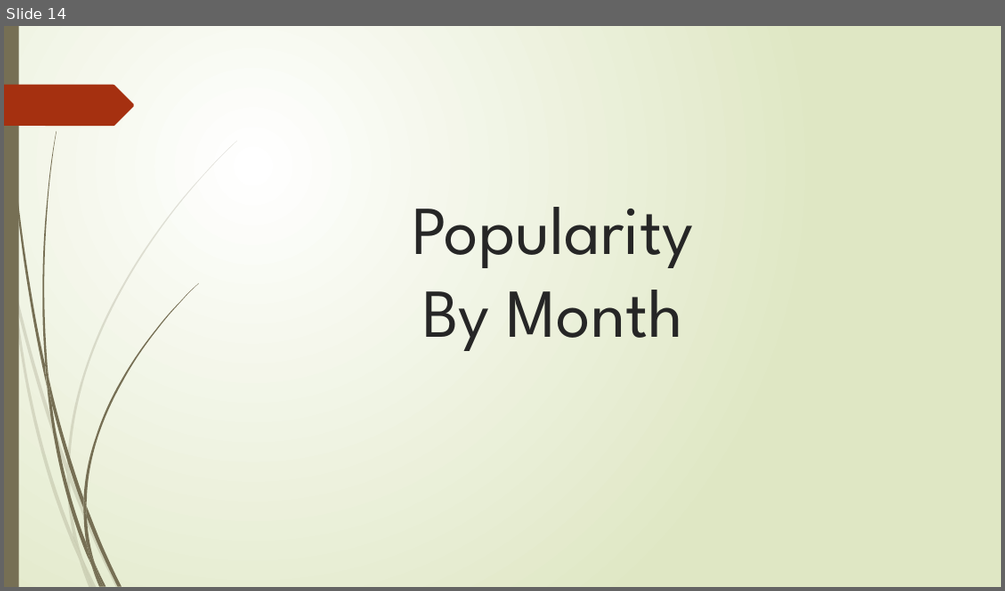
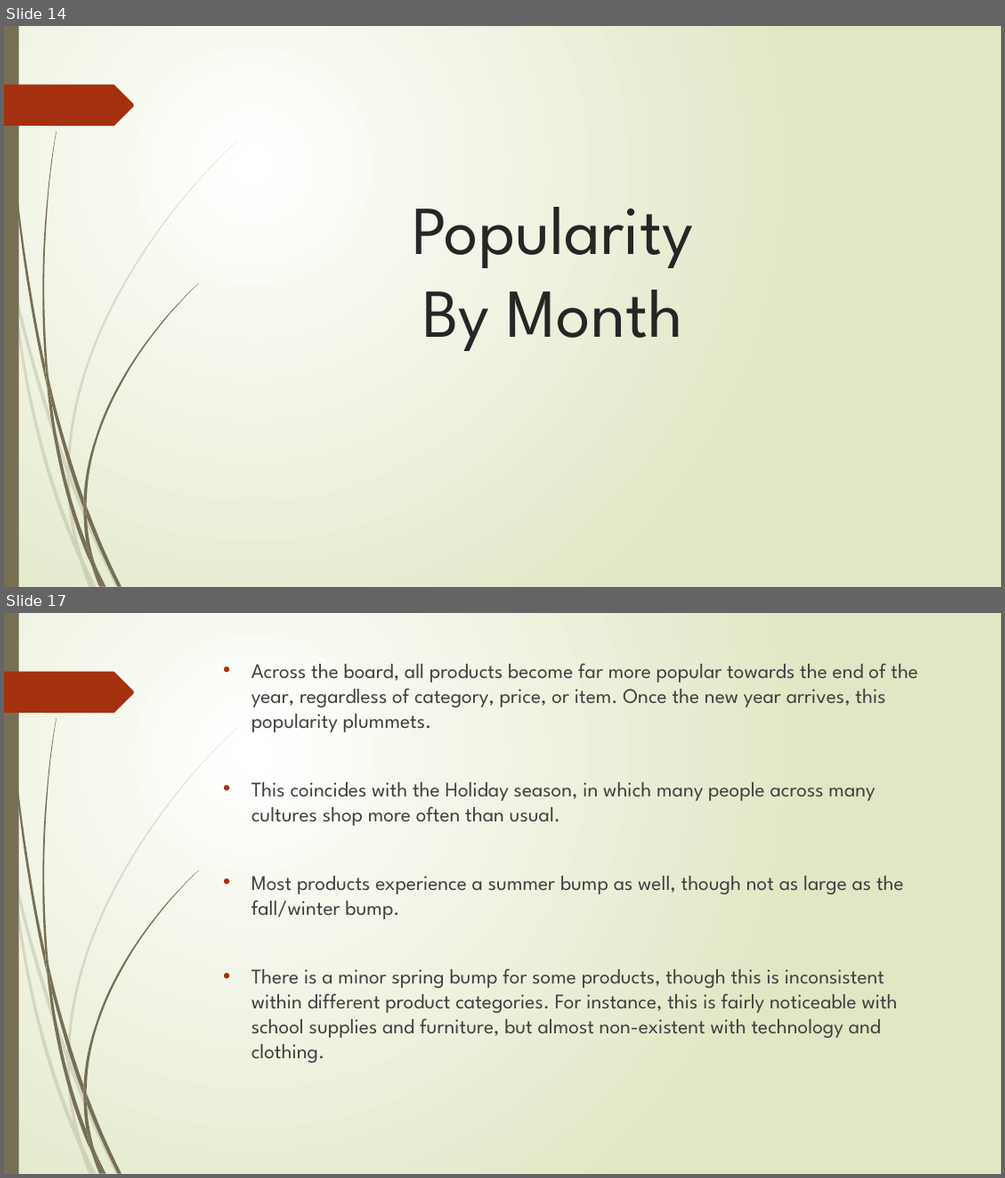
Before and after one commit to jnesteruck/rev-proj2, a slide deck: analysis-phase/Project_2.pptx. Shown one above the other, each under a label of ours: slide 14 before the commit, slides 14 and 17 after it; the slides between them are not shown. The pictures are 1005x591 and 1005x1178 pixels, drawn with LibreOffice and Linux fonts; fonts in the diff are those of the drawing. Boxes give left, top, right and bottom in pixels: in the first picture for what was removed or moved away, otherwise in the second. Text is boxed around its words. In the diff, an @@ line names an element or a change of style, - is before the commit and + after.

```diff
--- a/analysis-phase/Project_2.pptx
+++ b/analysis-phase/Project_2.pptx
@@ slide 17 added at [4, 613, 1001, 1174], background gradient #FFFFFF to #DFE8C4; not listed: 24 template elements that a slide beside it also shows @@
@@ text added at [251, 663, 918, 1062], 20 pt, text #404040 @@
+• Across the board, all products become far more popular towards the end of the year, regardless of category, price, or item. Once the new year arrives, this popularity plummets.
+• This coincides with the Holiday season, in which many people across many cultures shop more often than usual.
+• Most products experience a summer bump as well, though not as large as the fall/winter bump.
+• There is a minor spring bump for some products, though this is inconsistent within different product categories. For instance, this is fairly noticeable with school supplies and furniture, but almost non-existent with technology and clothing.
```
Also in this commit, not shown: 5 slides changed, 6 other slides added.
